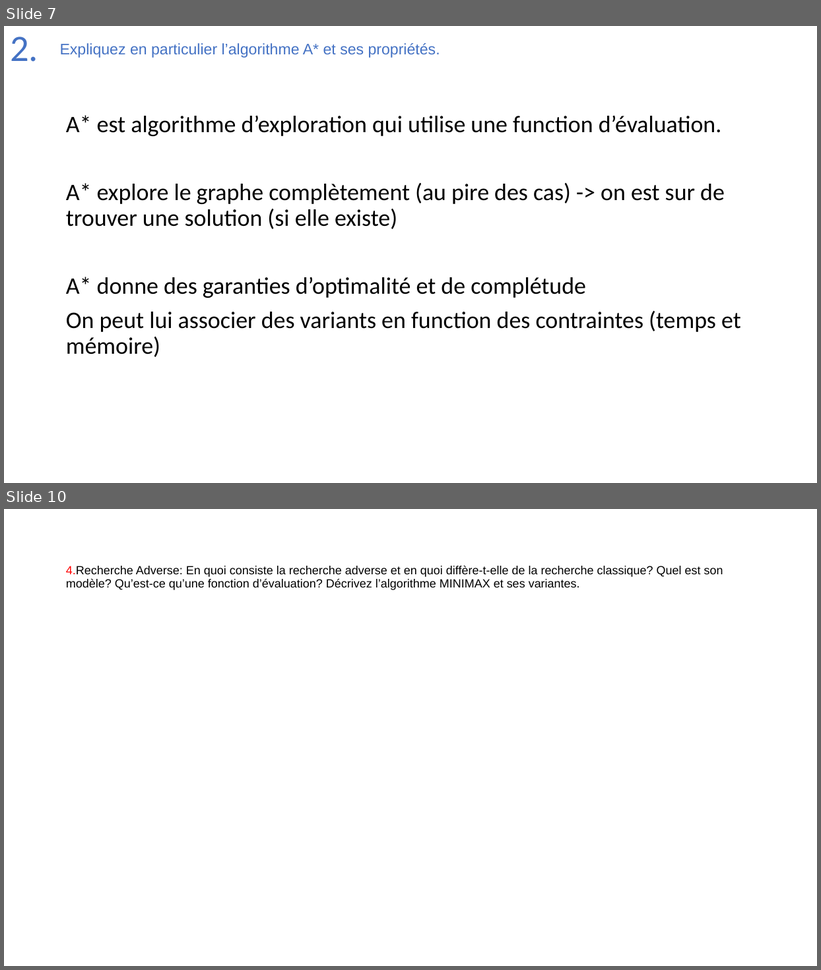
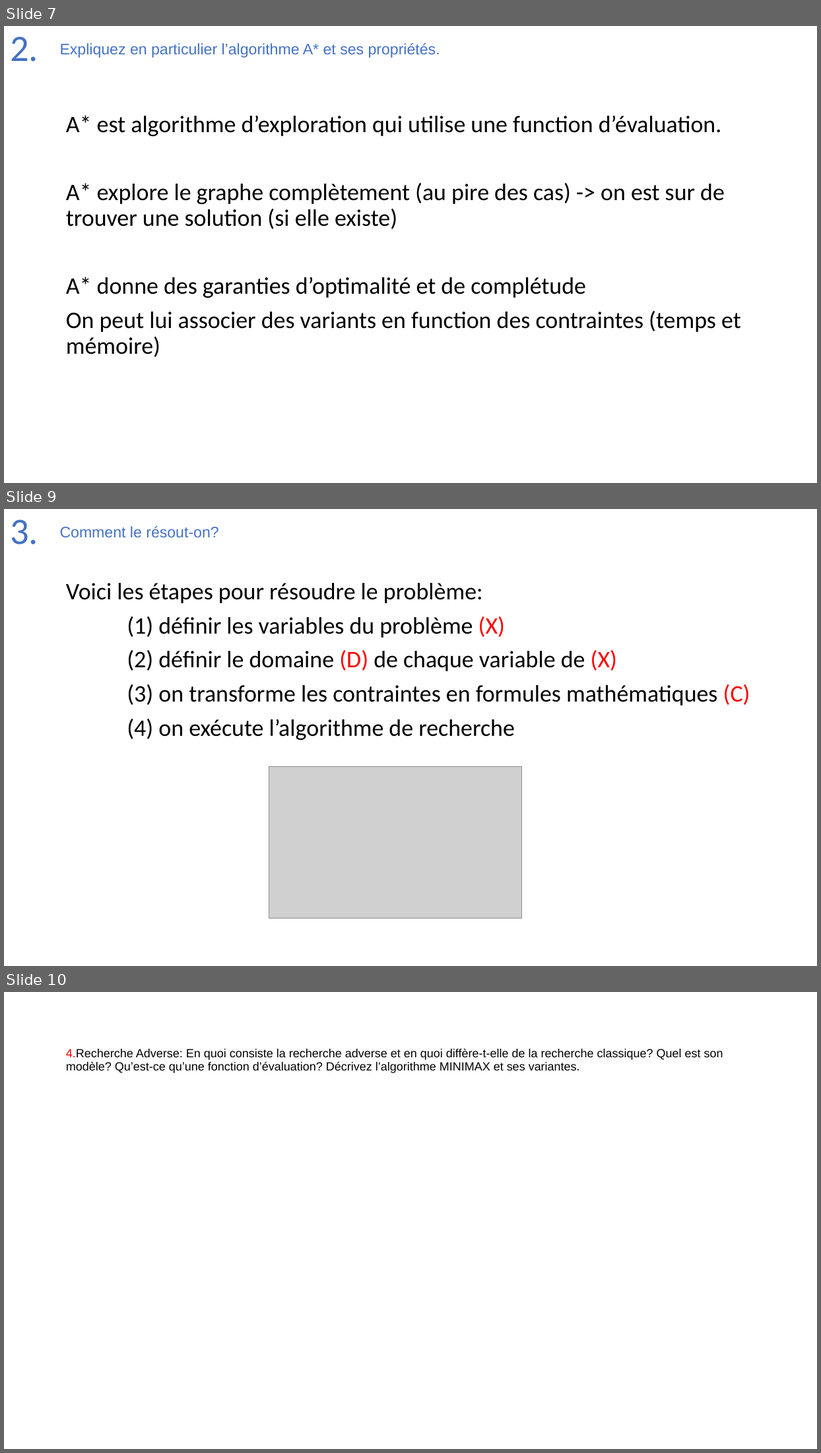
Before and after one commit to Joao-Quinta/Uni3eme, a slide deck: intelligenceArtificielle/Intelligence_artificielle_exam.pptx. Shown one above the other, each under a label of ours: slides 7 and 10 before the commit, slides 7, 9 and 10 after it; the slides between them are not shown. The pictures are 821x970 and 821x1453 pixels, drawn with LibreOffice and Linux fonts; fonts in the diff are those of the drawing; grey boxes stand for pictures. Boxes give left, top, right and bottom in pixels: in the first picture for what was removed or moved away, otherwise in the second. Text is boxed around its words. In the diff, an @@ line names an element or a change of style, - is before the commit and + after.

```diff
--- a/intelligenceArtificielle/Intelligence_artificielle_exam.pptx
+++ b/intelligenceArtificielle/Intelligence_artificielle_exam.pptx
@@ slide 9 added at box(4, 509, 817, 966), background #FFFFFF @@
@@ title added at box(10, 520, 38, 545), 44 pt, text #4472C4 @@
+3.
@@ text added at box(60, 526, 218, 537), 18 pt, text #4472C4 @@
+Comment le résout-on?
@@ text added at box(66, 583, 750, 740), 28 pt, text #000000 @@
+Voici les étapes pour résoudre le problème:
+(1) définir les variables du problème (X)
+(2) définir le domaine (D) de chaque variable de (X)
+(3) on transforme les contraintes en formules mathématiques (C)
+(4) on exécute l’algorithme de recherche
@@ picture added at box(269, 766, 522, 918) @@
```
Also in this commit, not shown: 1 slide changed, 1 slide removed.
